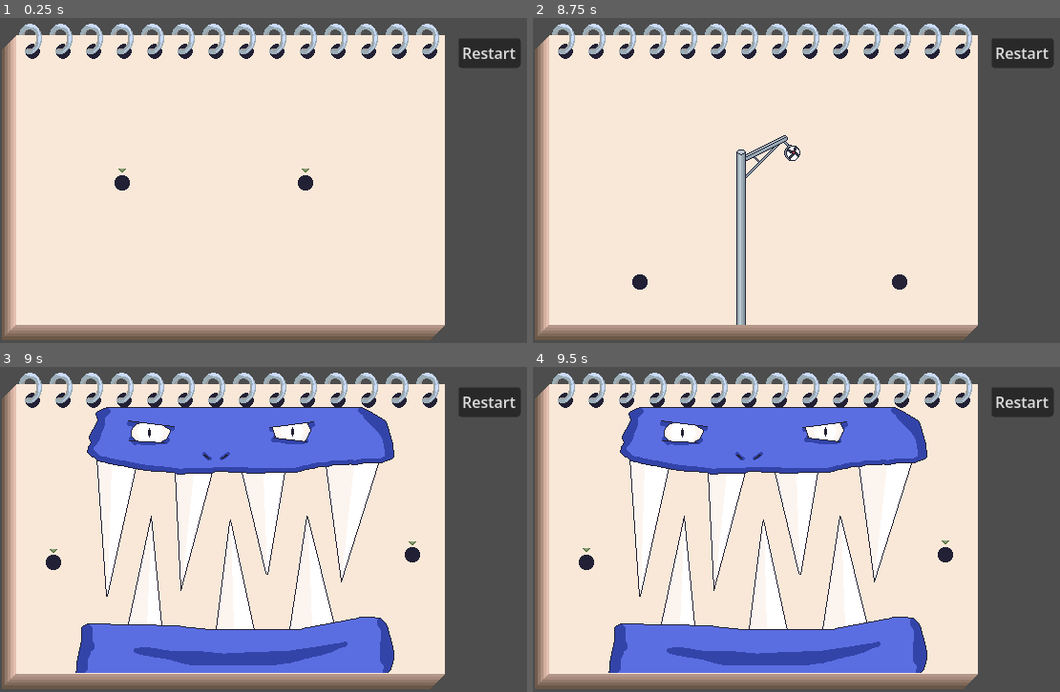
Above: before the commit, frames 1-4 (two rows, left to right).
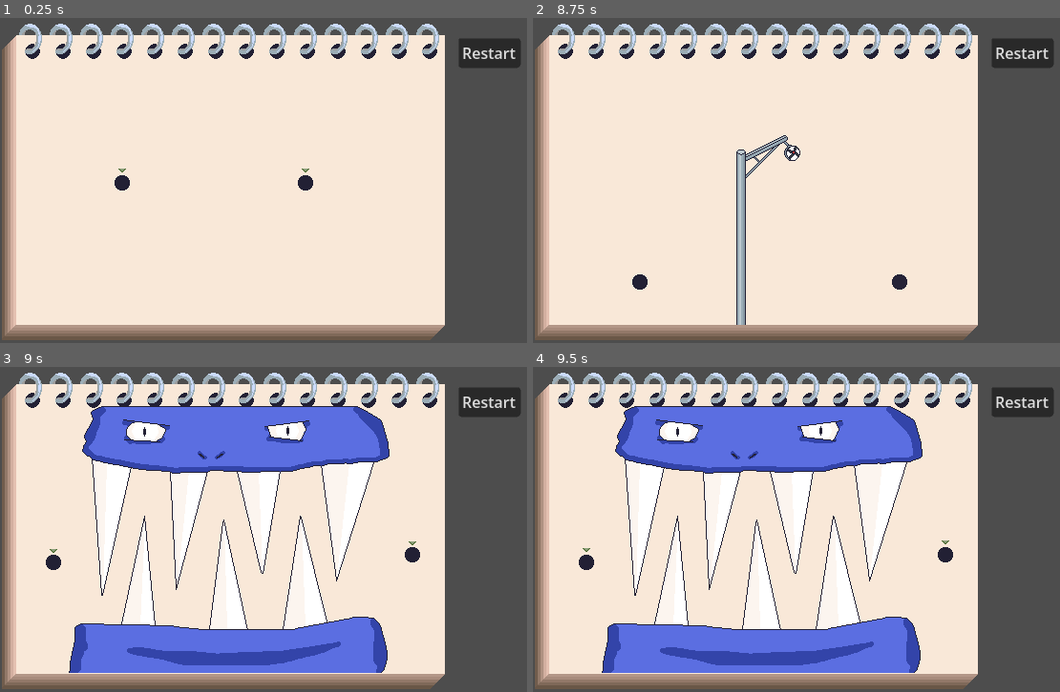
Above: after the commit, the same moments.

Repository: crookedneighbor/drawing-connection
Game: Godot game, scene res://levels/intro/intro.tscn
Two runs of this game, one before a commit and one after it. Both use one fixed random seed, a clock stepped at 60 frames per second and the inputs below.
Inputs (mouse positions are in pixels of both pictures, inside the frame that each line leads up to):
- Up to frame 1 (0.25 s): no input
- Up to frame 2 (8.75 s): click "Restart" at 0.5 s; click "Restart" at 1.25 s; click "Restart" at 2 s; tap Enter at 2.75 s; move the mouse to (764, 193) at 2.77 s; click (764, 193) at 2.92 s; move the mouse to (838, 183) at 3.52 s; click (838, 183) at 3.67 s; move the mouse to (654, 183) at 4.27 s; click (654, 183) at 4.42 s; click "Restart" at 5 s; click "Restart" at 5.75 s; click "Restart" at 6.5 s; move the mouse to (764, 193) at 7.27 s; click (764, 193) at 7.42 s; tap Space at 8 s; move the mouse to (638, 281) at 8.02 s; click (638, 281) at 8.17 s
- Up to frame 3 (9 s): move the mouse to (368, 630) at 8.77 s; click (368, 630) at 8.92 s
- Up to frame 4 (9.5 s): no input

Frames 1-2 are identical in both runs. In frame 3, 6.8% of the frame differs, in the area x 13-75%, y 12-95%; in frame 4, 6.8%.

Commit message:
feat: make monster fall

Diff:
--- /dev/null
+++ b/levels/monster_teeth/monster.gd
@@ -0,0 +1 @@
+extends Node2D
--- a/levels/monster_teeth/monster_teeth.tscn
+++ b/levels/monster_teeth/monster_teeth.tscn
@@ -2,8 +2,7 @@
 
 [ext_resource type="PackedScene" uid="uid://b0olc2xuik3ss" path="res://levels/level.tscn" id="1_i4iq6"]
 [ext_resource type="PackedScene" uid="uid://c76lyf0pdksov" path="res://tools/connector_dot/connector_dot.tscn" id="2_cvmri"]
-[ext_resource type="PackedScene" uid="uid://mbnd4y1hv78v" path="res://obstacles/monster_teeth/monster_teeth_top.tscn" id="3_56mag"]
-[ext_resource type="PackedScene" uid="uid://b2roqbxkxa6x6" path="res://obstacles/monster_teeth/monster_teeth_bottom.tscn" id="4_cvmri"]
+[ext_resource type="PackedScene" uid="uid://d25c1gxdkqdyb" path="res://obstacles/monster_teeth/monster.tscn" id="3_i4iq6"]
 
 [node name="Level" unique_id=1251148645 instance=ExtResource("1_i4iq6")]
 next_level = "uid://uefg0j1hy2s2"
@@ -17,10 +16,9 @@
 [node name="ConnectorDot" parent="ConnectorDotManager" index="1" unique_id=638825767 instance=ExtResource("2_cvmri")]
 position = Vector2(16, 264)
 
-[node name="MonsterTeethTop" parent="." index="4" unique_id=1634709657 instance=ExtResource("3_56mag")]
-position = Vector2(246, 341)
+[node name="Monster" parent="." index="4" unique_id=724607335 instance=ExtResource("3_i4iq6")]
+position = Vector2(241, 340)
 
-[node name="MonsterTeethBottom" parent="." index="5" unique_id=260882017 instance=ExtResource("4_cvmri")]
-position = Vector2(248, 340)
-
-[connection signal="started" from="ConnectorDotManager" to="MonsterTeethTop" method="start"]
+[connection signal="enter_drawable_area" from="Pad" to="Pencil" method="enter_drawable_area"]
+[connection signal="exit_drawable_area" from="Pad" to="Pencil" method="exit_drawable_area"]
+[connection signal="started" from="ConnectorDotManager" to="Monster" method="start"]
--- /dev/null
+++ b/obstacles/monster_teeth/monster.gd
@@ -0,0 +1,17 @@
+extends Node2D
+
+@onready var teeth_top: Obstacle = $MonsterTeethTop
+
+func start() -> void:
+	await get_tree().create_timer(5).timeout
+
+	var tween = create_tween()
+	var shake = 3
+	var shake_duration = 0.1
+	var shake_count = 10
+
+	for i in shake_count:
+		tween.tween_property(teeth_top, "position", Vector2(randf_range(-shake, shake), randf_range(-shake, shake)), shake_duration)
+
+	tween.tween_property(teeth_top, "position", Vector2(0, 50), 1)
+	# TODO if completed before this event finishes, get an achievement
--- /dev/null
+++ b/obstacles/monster_teeth/monster.tscn
@@ -0,0 +1,12 @@
+[gd_scene format=3 uid="uid://d25c1gxdkqdyb"]
+
+[ext_resource type="PackedScene" uid="uid://b2roqbxkxa6x6" path="res://obstacles/monster_teeth/monster_teeth_bottom.tscn" id="1_slwqh"]
+[ext_resource type="Script" uid="uid://cp4l27p20gsq" path="res://obstacles/monster_teeth/monster.gd" id="1_u5l70"]
+[ext_resource type="PackedScene" uid="uid://mbnd4y1hv78v" path="res://obstacles/monster_teeth/monster_teeth_top.tscn" id="2_u5l70"]
+
+[node name="Monster" type="Node2D" unique_id=724607335]
+script = ExtResource("1_u5l70")
+
+[node name="MonsterTeethBottom" parent="." unique_id=1634709657 instance=ExtResource("1_slwqh")]
+
+[node name="MonsterTeethTop" parent="." unique_id=76377284 instance=ExtResource("2_u5l70")]
Not shown, added: levels/monster_teeth/monster.gd.uid
Not shown, added: obstacles/monster_teeth/monster.gd.uid
